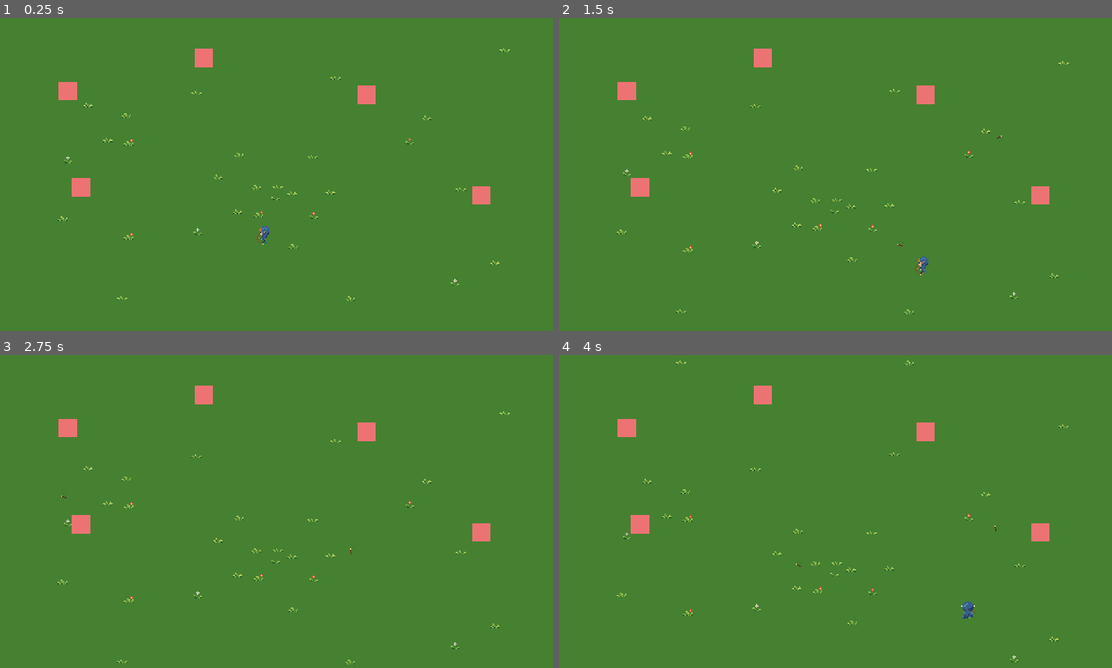
Above: before the commit, frames 1-4 (two rows, left to right).
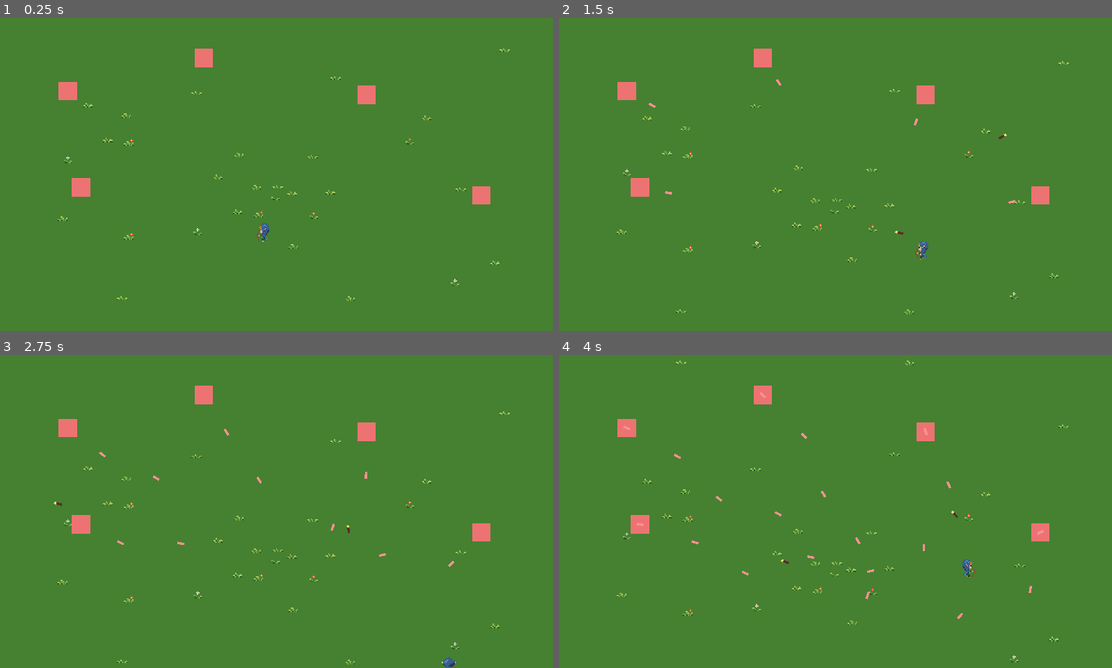
Above: after the commit, the same moments.

Repository: marcelomandaji/project_bullet_hell
Game: Godot game, scene res://Levels/Level.tscn
The game is run twice, just before and just after one commit, with the same random seed, the same clock (stepped at 60 frames per second) and the same inputs.
Inputs (mouse positions are in pixels of both pictures, inside the frame that each line leads up to):
- Up to frame 1 (0.25 s): no input
- Up to frame 2 (1.5 s): move the mouse to (957, 158) at 0.52 s; hold Right (ui_right) 0.53-1.28 s; click (957, 158) at 0.6 s; move the mouse to (724, 190) at 1.27 s; hold Down (ui_down) from 1.28 s (still down); click (724, 190) at 1.35 s
- Up to frame 3 (2.75 s): move the mouse to (331, 442) at 2.02 s; release Down (ui_down) at 2.03 s; hold Right (ui_right) from 2.03 s (still down); click (331, 442) at 2.1 s
- Up to frame 4 (4 s): move the mouse to (807, 574) at 2.77 s; release Right (ui_right) at 2.78 s; hold Up (ui_up) 2.78-3.53 s; click (807, 574) at 2.85 s; move the mouse to (1006, 558) at 3.52 s; hold Left (ui_left) from 3.53 s (still down); click (1006, 558) at 3.6 s

The runs differ from the first frame. In frame 1, less than 0.1% of the frame differs, in the area x 46-49%, y 65-73%; in frame 2, 0.2%; in frame 3, 0.2%; in frame 4, 0.4%, in the area x 11-88%, y 11-85%.

Commit message:
Enemy bullets

Diff:
--- a/Enemies/Enemy.gd
+++ b/Enemies/Enemy.gd
@@ -1,7 +1,24 @@
 extends Node2D
 
+var velocity = Vector2.ZERO
+
+var Bullet = preload("res://Enemies/EnemyBullet.tscn")
+
+func _ready():
+	pass
+
+func _on_Hurtbox_area_entered(_area):
+	queue_free()
 
 
-func _on_Hurtbox_area_entered(_area):
+func fire():
+	var bullet = Bullet.instance()
+	bullet.global_position = self.global_position
+	bullet.velocity = Vector2(get_parent().get_node("Player").position - self.position).normalized()
+	bullet.rotation = get_angle_to(get_parent().get_node("Player").position)
+	get_parent().add_child(bullet)
 
-	queue_free()
+
+func _on_Timer_timeout():
+
+	fire()
--- a/Enemies/Enemy.tscn
+++ b/Enemies/Enemy.tscn
@@ -28,6 +28,10 @@
 
 [node name="CollisionShape2D" parent="Hurtbox" index="0"]
 shape = SubResource( 1 )
+
+[node name="Timer" type="Timer" parent="."]
+autostart = true
 [connection signal="area_entered" from="Hurtbox" to="." method="_on_Hurtbox_area_entered"]
+[connection signal="timeout" from="Timer" to="." method="_on_Timer_timeout"]
 
 [editable path="Hurtbox"]
--- /dev/null
+++ b/Enemies/EnemyBullet.gd
@@ -0,0 +1,18 @@
+extends Node2D
+
+var SPEED = 50
+var velocity = Vector2.ZERO
+
+func _physics_process(delta):
+	position += velocity * SPEED * delta
+
+func _ready():
+	pass
+
+func _on_Hitbox_area_entered(_area):
+	print("acertou")
+	queue_free()
+
+
+func _on_VisibilityNotifier2D_viewport_exited(_viewport):
+	queue_free()
--- /dev/null
+++ b/Enemies/EnemyBullet.tscn
@@ -0,0 +1,34 @@
+[gd_scene load_steps=4 format=2]
+
+[ext_resource path="res://Boxes/Hitbox.tscn" type="PackedScene" id=1]
+[ext_resource path="res://Enemies/EnemyBullet.gd" type="Script" id=2]
+
+[sub_resource type="RectangleShape2D" id=1]
+extents = Vector2( 3, 1 )
+
+[node name="EnemyBullet" type="Node2D"]
+script = ExtResource( 2 )
+
+[node name="ColorRect" type="ColorRect" parent="."]
+margin_left = -3.0
+margin_top = -1.0
+margin_right = 3.0
+margin_bottom = 1.0
+color = Color( 1, 0.568627, 0.568627, 1 )
+__meta__ = {
+"_edit_use_anchors_": false
+}
+
+[node name="Hitbox" parent="." instance=ExtResource( 1 )]
+collision_layer = 0
+collision_mask = 4
+
+[node name="CollisionShape2D" parent="Hitbox" index="0"]
+shape = SubResource( 1 )
+
+[node name="VisibilityNotifier2D" type="VisibilityNotifier2D" parent="."]
+scale = Vector2( 0.3, 0.1 )
+[connection signal="area_entered" from="Hitbox" to="." method="_on_Hitbox_area_entered"]
+[connection signal="viewport_exited" from="VisibilityNotifier2D" to="." method="_on_VisibilityNotifier2D_viewport_exited"]
+
+[editable path="Hitbox"]
--- a/Player/Arrow.tscn
+++ b/Player/Arrow.tscn
@@ -9,8 +9,13 @@
 [node name="Arrow" type="Node2D"]
 script = ExtResource( 1 )
 
+[node name="VisibilityNotifier2D" type="VisibilityNotifier2D" parent="."]
+position = Vector2( 0.5, -5.96046e-08 )
+scale = Vector2( 0.25, 0.1 )
+
 [node name="ColorRect" type="ColorRect" parent="."]
-margin_left = -2.0
+margin_left = -3.0
+margin_top = -1.0
 margin_right = 2.0
 margin_bottom = 1.0
 color = Color( 0.376471, 0.172549, 0.172549, 1 )
@@ -18,19 +23,10 @@
 "_edit_use_anchors_": false
 }
 
-[node name="ColorRect3" type="ColorRect" parent="."]
-margin_left = -2.0
-margin_top = 3.0
-margin_right = 3.0
-margin_bottom = 4.0
-color = Color( 0, 0, 0, 0.0588235 )
-__meta__ = {
-"_edit_use_anchors_": false
-}
-
 [node name="ColorRect2" type="ColorRect" parent="."]
 margin_left = 2.0
-margin_right = 3.0
+margin_top = -1.0
+margin_right = 4.0
 margin_bottom = 1.0
 color = Color( 0.894118, 0.878431, 0.443137, 1 )
 __meta__ = {
@@ -44,11 +40,7 @@
 
 [node name="CollisionShape2D" parent="Hitbox" index="0"]
 shape = SubResource( 1 )
-
-[node name="VisibilityNotifier2D" type="VisibilityNotifier2D" parent="."]
-position = Vector2( 0.5, 0.5 )
-scale = Vector2( 0.25, 0.15 )
+[connection signal="viewport_exited" from="VisibilityNotifier2D" to="." method="_on_VisibilityNotifier2D_viewport_exited"]
 [connection signal="area_entered" from="Hitbox" to="." method="_on_Hitbox_area_entered"]
-[connection signal="viewport_exited" from="VisibilityNotifier2D" to="." method="_on_VisibilityNotifier2D_viewport_exited"]
 
 [editable path="Hitbox"]
--- a/Player/Player.gd
+++ b/Player/Player.gd
@@ -31,7 +31,7 @@
 
 func _physics_process(delta):
 
-	self.position.y += .15
+	#self.position.y += .15
 
 	match state:
 		MOVE:
@@ -58,7 +58,7 @@
 		animationState.travel("Walk")
 		velocity = velocity.move_toward(input_vector * MAX_SPEED, ACCELERATION * delta)
 	else:
-		animationState.travel("Idle")
+		animationState.travel("Walk")
 		velocity = velocity.move_toward(Vector2.ZERO, FRICTION * delta)
 
 	animationTree.set("parameters/Idle/blend_position", mouse_vector)
@@ -85,8 +85,6 @@
 	var arrow = Arrow.instance()
 	arrow.global_position = self.global_position
 	arrow.velocity = mouse_vector
-
-	print()
 	arrow.rotation = get_angle_to(get_global_mouse_position())
 	get_parent().add_child(arrow)
 	onAttackAnimationFinished()
--- a/Player/Player.tscn
+++ b/Player/Player.tscn
@@ -1,12 +1,14 @@
-[gd_scene load_steps=28 format=2]
+[gd_scene load_steps=30 format=2]
 
 [ext_resource path="res://Player/Player.gd" type="Script" id=1]
 [ext_resource path="res://Assets/elf_animation.png" type="Texture" id=2]
-
-[sub_resource type="CircleShape2D" id=1]
-radius = 5.0
-
-[sub_resource type="Animation" id=10]
+[ext_resource path="res://Boxes/Hurtbox.tscn" type="PackedScene" id=3]
+
+[sub_resource type="CapsuleShape2D" id=26]
+radius = 2.28966
+height = 2.99566
+
+[sub_resource type="Animation" id=2]
 resource_name = "IdleDown"
 length = 0.1
 loop = true
@@ -57,25 +59,24 @@
 "values": [ 6 ]
 }
 
+[sub_resource type="Animation" id=5]
+resource_name = "IdleUp"
+length = 0.1
+loop = true
+tracks/0/type = "value"
+tracks/0/path = NodePath("Sprite:frame")
+tracks/0/interp = 1
+tracks/0/loop_wrap = true
+tracks/0/imported = false
+tracks/0/enabled = true
+tracks/0/keys = {
+"times": PoolRealArray( 0 ),
+"transitions": PoolRealArray( 1 ),
+"update": 1,
+"values": [ 12 ]
+}
+
 [sub_resource type="Animation" id=6]
-resource_name = "IdleUp"
-length = 0.1
-loop = true
-tracks/0/type = "value"
-tracks/0/path = NodePath("Sprite:frame")
-tracks/0/interp = 1
-tracks/0/loop_wrap = true
-tracks/0/imported = false
-tracks/0/enabled = true
-tracks/0/keys = {
-"times": PoolRealArray( 0 ),
-"transitions": PoolRealArray( 1 ),
-"update": 1,
-"values": [ 12 ]
-}
-
-[sub_resource type="Animation" id=2]
-resource_name = "WalkDown"
 length = 0.6
 loop = true
 tracks/0/type = "value"
@@ -91,8 +92,7 @@
 "values": [ 1, 2, 3, 4, 5, 0 ]
 }
 
-[sub_resource type="Animation" id=5]
-resource_name = "WalkLeft"
+[sub_resource type="Animation" id=7]
 length = 0.6
 loop = true
 tracks/0/type = "value"
@@ -108,8 +108,7 @@
 "values": [ 19, 20, 21, 22, 23, 18 ]
 }
 
-[sub_resource type="Animation" id=3]
-resource_name = "WalkRight"
+[sub_resource type="Animation" id=8]
 length = 0.6
 loop = true
 tracks/0/type = "value"
@@ -125,8 +124,7 @@
 "values": [ 7, 8, 9, 10, 11, 6 ]
 }
 
-[sub_resource type="Animation" id=4]
-resource_name = "WalkUp"
+[sub_resource type="Animation" id=9]
 length = 0.6
 loop = true
 tracks/0/type = "value"
@@ -142,36 +140,42 @@
 "values": [ 13, 14, 15, 16, 17, 12 ]
 }
 
+[sub_resource type="AnimationNodeAnimation" id=10]
+animation = "IdleLeft"
+
+[sub_resource type="AnimationNodeAnimation" id=11]
+animation = "IdleDown"
+
+[sub_resource type="AnimationNodeAnimation" id=12]
+animation = "IdleUp"
+
 [sub_resource type="AnimationNodeAnimation" id=13]
-animation = "IdleLeft"
-
-[sub_resource type="AnimationNodeAnimation" id=14]
-animation = "IdleDown"
-
-[sub_resource type="AnimationNodeAnimation" id=15]
-animation = "IdleUp"
-
-[sub_resource type="AnimationNodeAnimation" id=16]
 animation = "IdleRight"
 
-[sub_resource type="AnimationNodeBlendSpace2D" id=7]
-blend_point_0/node = SubResource( 13 )
+[sub_resource type="AnimationNodeBlendSpace2D" id=14]
+blend_point_0/node = SubResource( 10 )
 blend_point_0/pos = Vector2( -1, 0 )
-blend_point_1/node = SubResource( 14 )
+blend_point_1/node = SubResource( 11 )
 blend_point_1/pos = Vector2( 0, 1.1 )
-blend_point_2/node = SubResource( 15 )
+blend_point_2/node = SubResource( 12 )
 blend_point_2/pos = Vector2( 0, -1 )
-blend_point_3/node = SubResource( 16 )
+blend_point_3/node = SubResource( 13 )
 blend_point_3/pos = Vector2( 1, 0 )
 min_space = Vector2( -1, -1.1 )
 max_space = Vector2( 1, 1.1 )
 blend_mode = 1
 
+[sub_resource type="AnimationNodeAnimation" id=15]
+animation = "WalkLeft"
+
+[sub_resource type="AnimationNodeAnimation" id=16]
+animation = "WalkRight"
+
 [sub_resource type="AnimationNodeAnimation" id=17]
-animation = "WalkLeft"
+animation = "WalkUp"
 
 [sub_resource type="AnimationNodeAnimation" id=18]
-animation = "WalkRight"
+animation = "WalkDown"
 
 [sub_resource type="AnimationNodeAnimation" id=19]
 animation = "WalkUp"
@@ -179,24 +183,18 @@
 [sub_resource type="AnimationNodeAnimation" id=20]
 animation = "WalkDown"
 
-[sub_resource type="AnimationNodeAnimation" id=24]
-animation = "WalkUp"
-
-[sub_resource type="AnimationNodeAnimation" id=25]
-animation = "WalkDown"
-
 [sub_resource type="AnimationNodeBlendSpace2D" id=21]
-blend_point_0/node = SubResource( 17 )
+blend_point_0/node = SubResource( 15 )
 blend_point_0/pos = Vector2( -1, 0 )
-blend_point_1/node = SubResource( 18 )
+blend_point_1/node = SubResource( 16 )
 blend_point_1/pos = Vector2( 1, 0 )
-blend_point_2/node = SubResource( 19 )
+blend_point_2/node = SubResource( 17 )
 blend_point_2/pos = Vector2( 0, -1 )
-blend_point_3/node = SubResource( 20 )
+blend_point_3/node = SubResource( 18 )
 blend_point_3/pos = Vector2( 0, 1.1 )
-blend_point_4/node = SubResource( 24 )
+blend_point_4/node = SubResource( 19 )
 blend_point_4/pos = Vector2( 0, -1 )
-blend_point_5/node = SubResource( 25 )
+blend_point_5/node = SubResource( 20 )
 blend_point_5/pos = Vector2( 0, 1.1 )
 min_space = Vector2( -1, -1.1 )
 max_space = Vector2( 1, 1.1 )
@@ -206,23 +204,23 @@
 
 [sub_resource type="AnimationNodeStateMachineTransition" id=23]
 
-[sub_resource type="AnimationNodeStateMachine" id=8]
-states/Idle/node = SubResource( 7 )
+[sub_resource type="AnimationNodeStateMachine" id=24]
+states/Idle/node = SubResource( 14 )
 states/Idle/position = Vector2( 263, 101 )
 states/Walk/node = SubResource( 21 )
 states/Walk/position = Vector2( 407, 98 )
 transitions = [ "Idle", "Walk", SubResource( 22 ), "Walk", "Idle", SubResource( 23 ) ]
 start_node = "Idle"
 
-[sub_resource type="AnimationNodeStateMachinePlayback" id=9]
+[sub_resource type="AnimationNodeStateMachinePlayback" id=25]
+
+[sub_resource type="CircleShape2D" id=27]
+radius = 1.48166
 
 [node name="Player" type="KinematicBody2D"]
 collision_layer = 2
 collision_mask = 0
 script = ExtResource( 1 )
-__meta__ = {
-"_edit_group_": true
-}
 
 [node name="Sprite" type="Sprite" parent="."]
 texture = ExtResource( 2 )
@@ -230,21 +228,33 @@
 frame = 18
 
 [node name="CollisionShape2D" type="CollisionShape2D" parent="."]
-shape = SubResource( 1 )
+position = Vector2( 0, 5.46582 )
+rotation = 1.5708
+shape = SubResource( 26 )
 
 [node name="AnimationPlayer" type="AnimationPlayer" parent="."]
-anims/IdleDown = SubResource( 10 )
-anims/IdleLeft = SubResource( 11 )
-anims/IdleRight = SubResource( 12 )
-anims/IdleUp = SubResource( 6 )
-anims/WalkDown = SubResource( 2 )
-anims/WalkLeft = SubResource( 5 )
-anims/WalkRight = SubResource( 3 )
-anims/WalkUp = SubResource( 4 )
+anims/IdleDown = SubResource( 2 )
+anims/IdleLeft = SubResource( 3 )
+anims/IdleRight = SubResource( 4 )
+anims/IdleUp = SubResource( 5 )
+anims/WalkDown = SubResource( 6 )
+anims/WalkLeft = SubResource( 7 )
+anims/WalkRight = SubResource( 8 )
+anims/WalkUp = SubResource( 9 )
 
 [node name="AnimationTree" type="AnimationTree" parent="."]
-tree_root = SubResource( 8 )
+tree_root = SubResource( 24 )
 anim_player = NodePath("../AnimationPlayer")
-parameters/playback = SubResource( 9 )
+parameters/playback = SubResource( 25 )
 parameters/Idle/blend_position = Vector2( 0, 0 )
 parameters/Walk/blend_position = Vector2( 0, 0 )
+
+[node name="Hurtbox" parent="." instance=ExtResource( 3 )]
+collision_layer = 4
+collision_mask = 0
+
+[node name="CollisionShape2D" parent="Hurtbox" index="0"]
+position = Vector2( 0.957474, -3.01289 )
+shape = SubResource( 27 )
+
+[editable path="Hurtbox"]
Not shown: 2 places in Player/Player.tscn that only renumber resources
